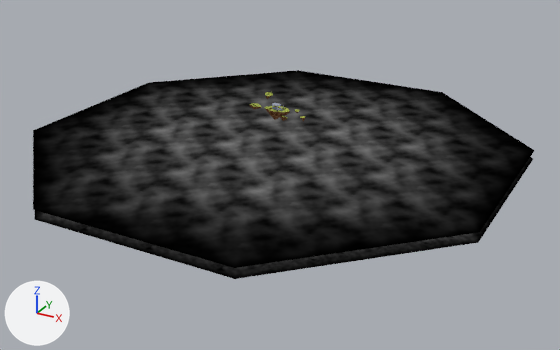
Before and after pictures for a commit that changed the Blender file scene/Ending/Ending.blend.
The view is the same before and after, from a 50 mm camera at (1725.0, -3093.0, 1199.0) aimed at (66.0, -77.0, -308.0). The axes (+X, +Y, +Z) are drawn at lower left. The lights are the same throughout.

In view in the first picture: 'a.Clouds', 'b.Clouds.001'.
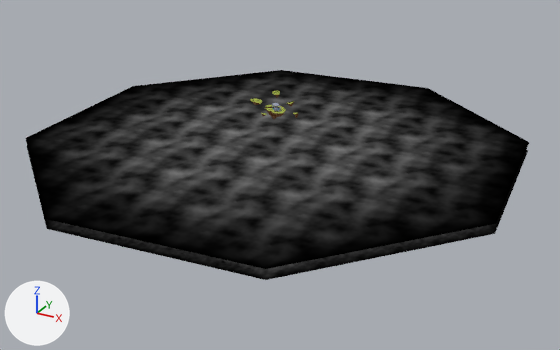
ob_scene is not drawn itself; it is the parent of ob_room00.

Location of each change, [x1, y1, x2, y2] in pixels of the pictures (560 x 350 px):
'b.Clouds.001', turned: before [33, 70, 534, 268]; after [26, 70, 529, 269]
'a.Clouds', turned: before [35, 157, 533, 279]; after [27, 146, 528, 280]
'TriforceRoomMeshObj.001', turned: before [264, 106, 290, 120]; after [265, 105, 286, 119]
'TriforceRoomMeshObj.023', turned: before [250, 103, 261, 109]; after [250, 98, 262, 105]
'TriforceRoomMeshObj.041', turned: before [265, 92, 273, 99]; after [272, 91, 280, 98]
'TriforceRoomMeshObj.024', turned: before [280, 115, 287, 121]; after [288, 101, 294, 106]
'TriforceRoomMeshObj.025', turned: before [295, 109, 300, 113]; after [261, 113, 267, 116]
'TriforceRoomMeshObj.002', turned: before [272, 103, 281, 106]; after [272, 103, 280, 107]
'TriforceRoomMeshObj.038', no longer drawn: before [300, 116, 305, 121]
'Island4', now drawn: after [293, 113, 298, 118]

Edits to the bpy script that builds the scene:
```text
Change ob_scene:
    ob_scene.rotation_euler: (0.0, 0.0, 1.571) -> (0.0, 0.0, 0.873)  # degrees (0, 0, 90) -> degrees (0, 0, 50)
```
